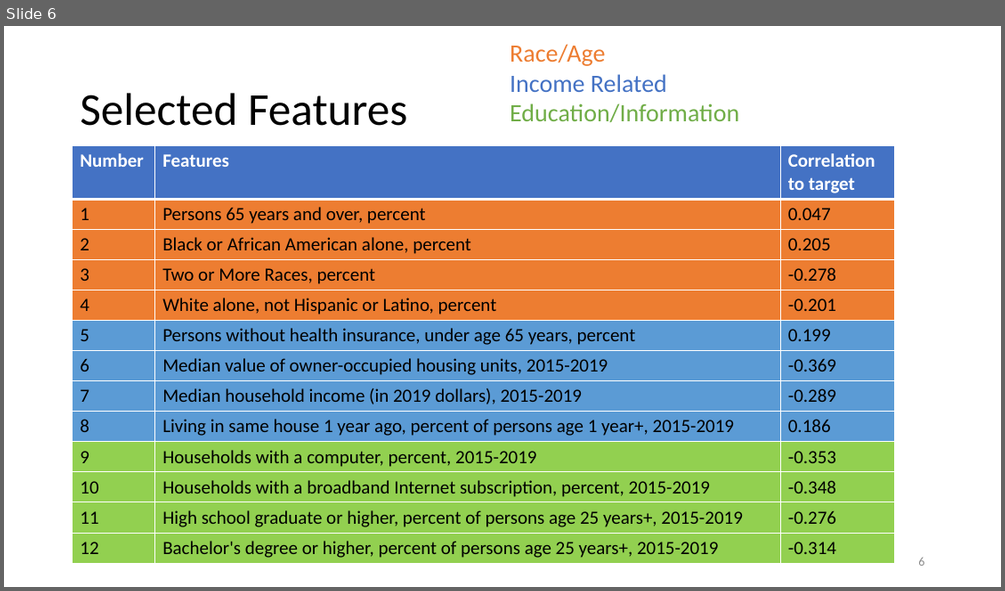
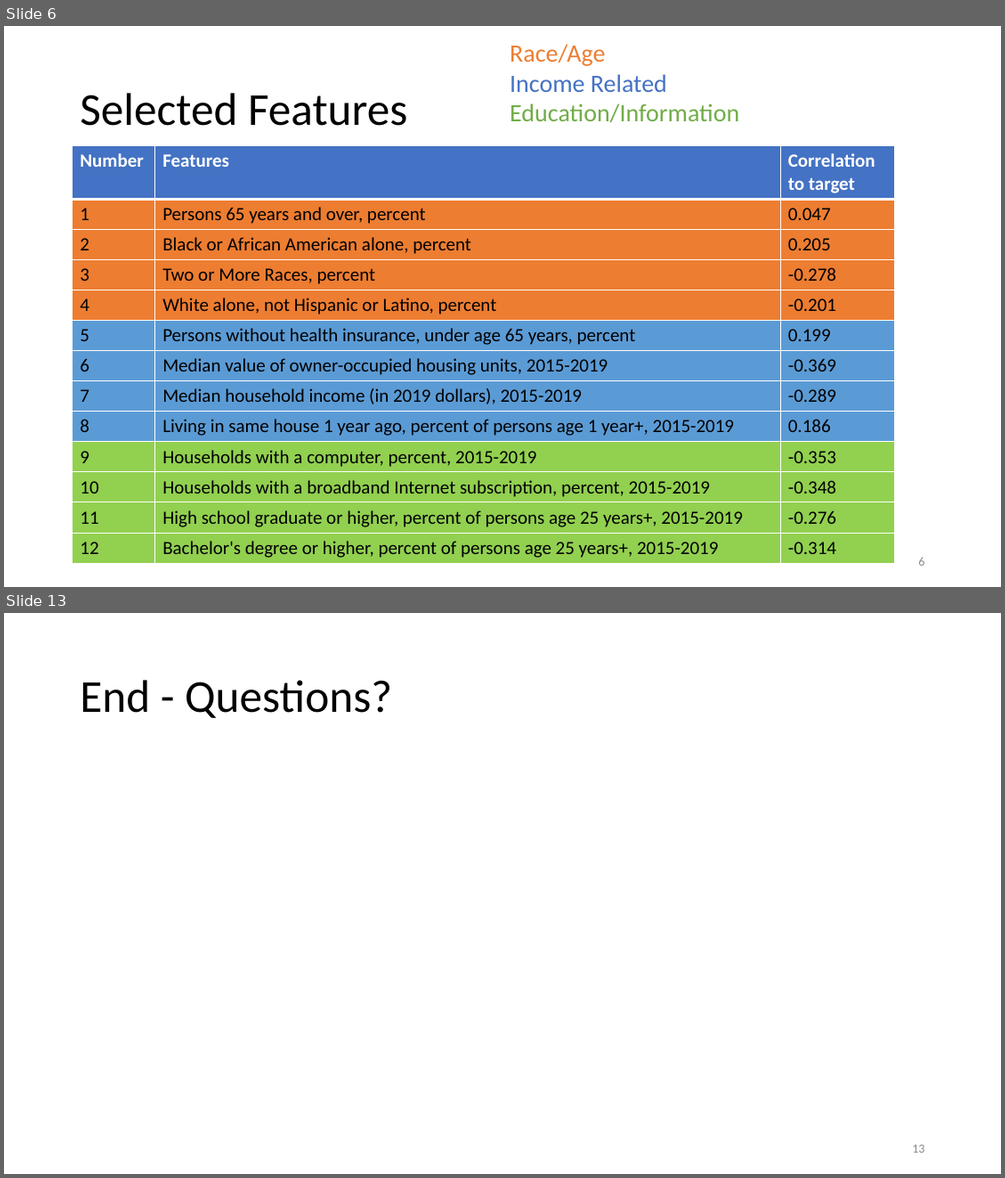
Before and after one commit to nkinnaird/CountyCovidIndexing, a slide deck: Presentation/CovidProjectPresentation.pptx. Shown one above the other, each under a label of ours: slide 6 before the commit, slides 6 and 13 after it; the slides between them are not shown. The pictures are 1005x591 and 1005x1178 pixels, drawn with LibreOffice and Linux fonts; fonts in the diff are those of the drawing. Boxes give left, top, right and bottom in pixels: in the first picture for what was removed or moved away, otherwise in the second. Text is boxed around its words. In the diff, an @@ line names an element or a change of style, - is before the commit and + after.

```diff
--- a/Presentation/CovidProjectPresentation.pptx
+++ b/Presentation/CovidProjectPresentation.pptx
@@ slide 13 added at [4, 613, 1001, 1174], background #FFFFFF @@
@@ title added at [80, 680, 392, 718], 44 pt, text #000000 @@
+End - Questions?
@@ page number added at [912, 1144, 924, 1152], 12 pt, text #8C8C8C @@
+13
```
Also in this commit, not shown: 8 slides changed, 2 other slides added, 1 slide removed, 19 other files.
